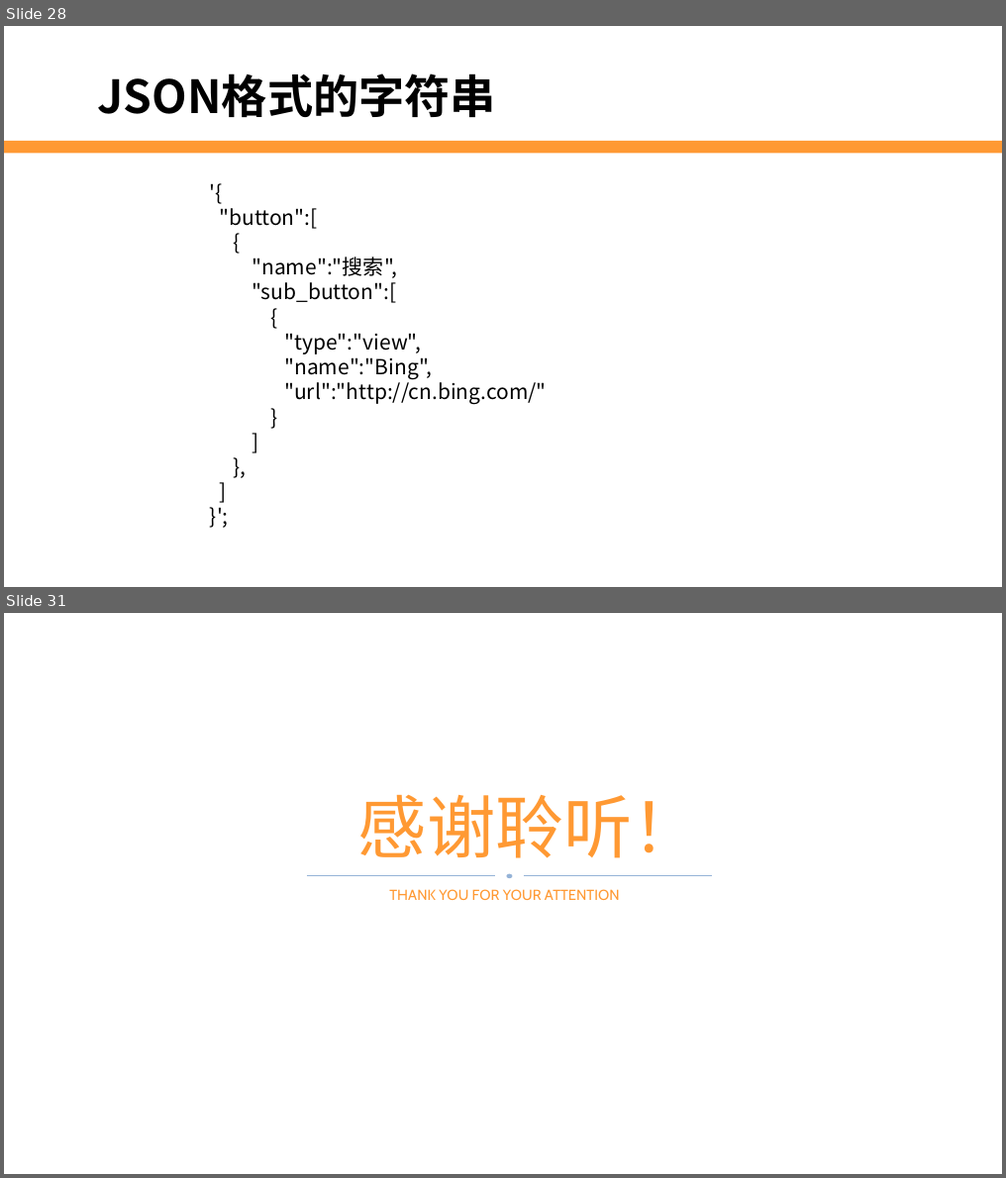
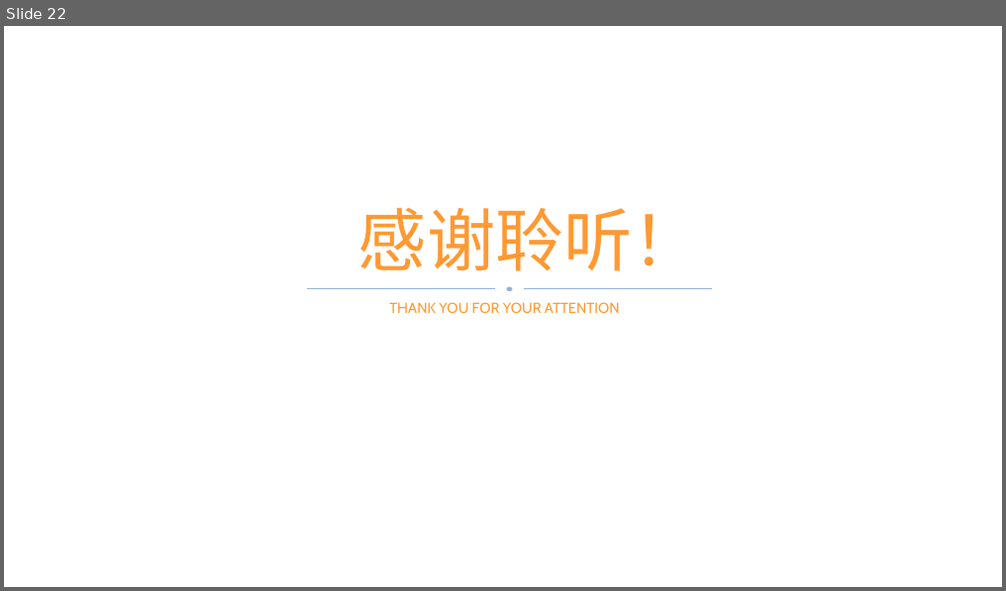
Before and after one commit to edu2act/2017-2018_1st_Wechat_Web_Programming, a slide deck: 课程ppt/第11讲 微信支付与Oauth授权.pptx. Shown one above the other, each under a label of ours: slides 28 and 31 before the commit, slide 22 after it; the slides between them are not shown. The pictures are 1006x1178 and 1006x591 pixels, drawn with LibreOffice and Linux fonts; fonts in the diff are those of the drawing; background and template pictures are left out. Boxes give left, top, right and bottom in pixels: in the first picture for what was removed or moved away, otherwise in the second. Text is boxed around its words. In the diff, an @@ line names an element or a change of style, - is before the commit and + after.

```diff
--- a/课程ppt/第11讲 微信支付与Oauth授权.pptx
+++ b/课程ppt/第11讲 微信支付与Oauth授权.pptx
@@ slide 28 removed at bbox=[4, 26, 1002, 587], background #FFFFFF @@
@@ text removed at bbox=[98, 74, 497, 117] @@
-JSON格式的字符串
@@ rectangle removed at bbox=[4, 141, 1002, 154] @@
@@ text removed at bbox=[219, 208, 546, 404] @@
-'{
-"button":[
-{
-"name":"搜索",
-"sub_button":[
-{
-"type":"view",
-"name":"Bing",
-"url":"http://cn.bing.com/"
-}
-]
-},
-]
-}';
@@ what was slide 31 is now slide 22 @@
```
Also in this commit, not shown: 3 slides changed, 8 slides added, 16 other slides removed, 4 other files.
